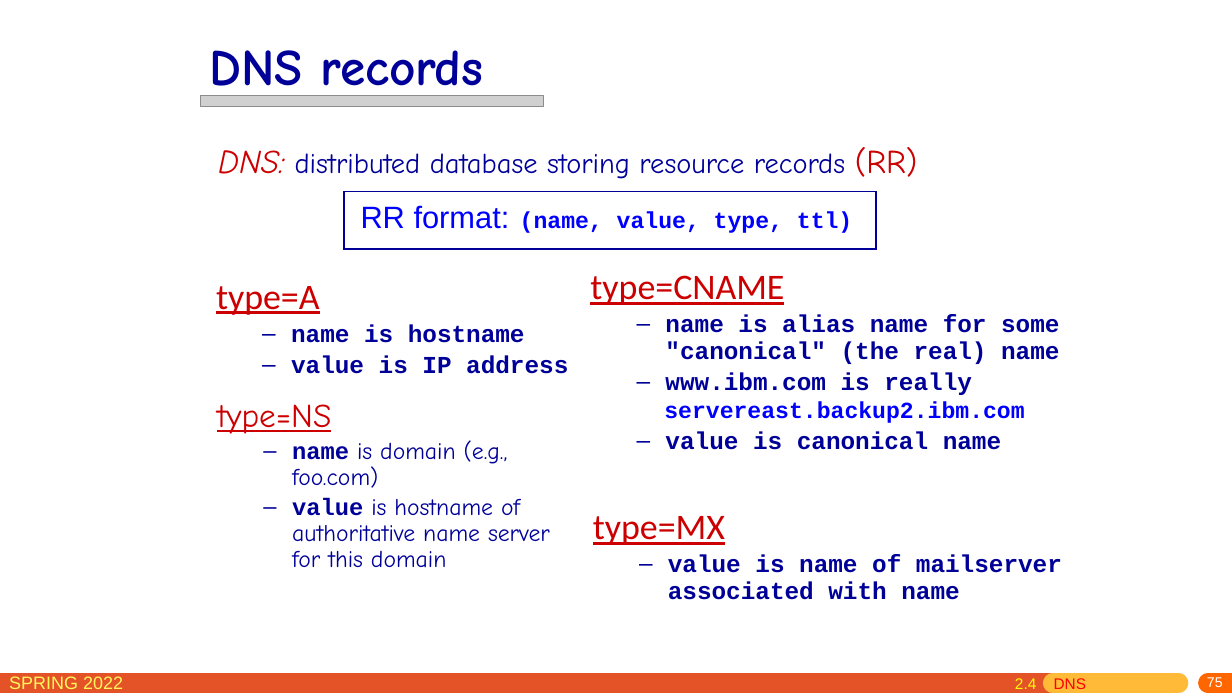
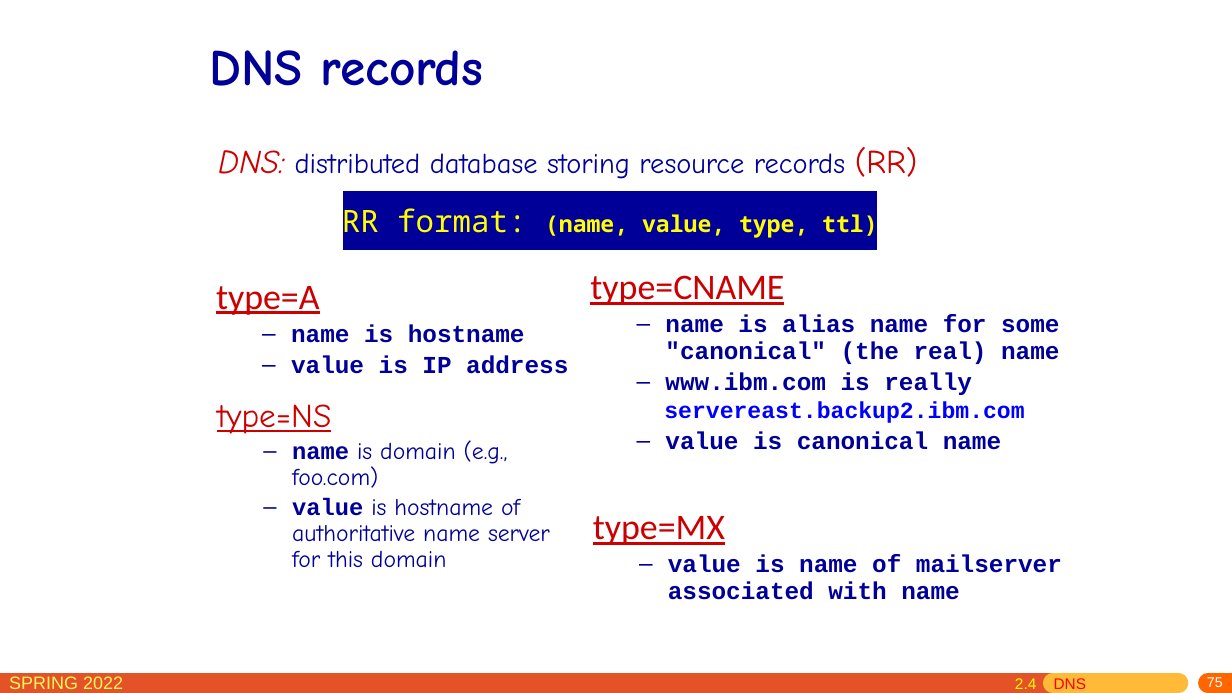
Before and after one commit to network-whu/slides, a slide deck: slide 75 of pptx/chapter2.pptx. Drawn at 1232x693 pixels with LibreOffice and Linux fonts; fonts in the diff are those of the drawing; grey boxes stand for pictures. Boxes give left, top, right and bottom in pixels: in the first picture for what was removed or moved away, otherwise in the second. Text is boxed around its words. In the diff, an @@ line names an element or a change of style, - is before the commit and + after.

```diff
--- a/pptx/chapter2.pptx
+++ b/pptx/chapter2.pptx
@@ picture removed at (200,95,543,106) @@
@@ text in rectangle at (342,204,877,241): text added @@
+RR format: (name, value, type, ttl)
@@ rectangle "RR format: (name, value, type, ..." at (344,191,876,249): fill none to #000099 @@
@@ text removed at (361,205,852,233) @@
-RR format: (name, value, type, ttl)
```
Also in this commit, not shown: 61 other slides changed, 1 slide added, 1 other file.
